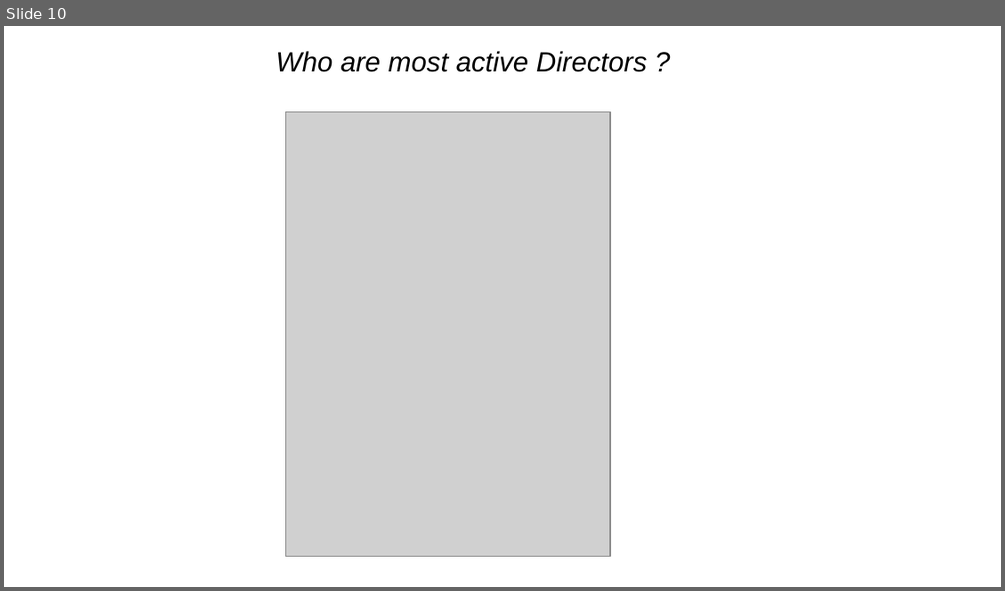
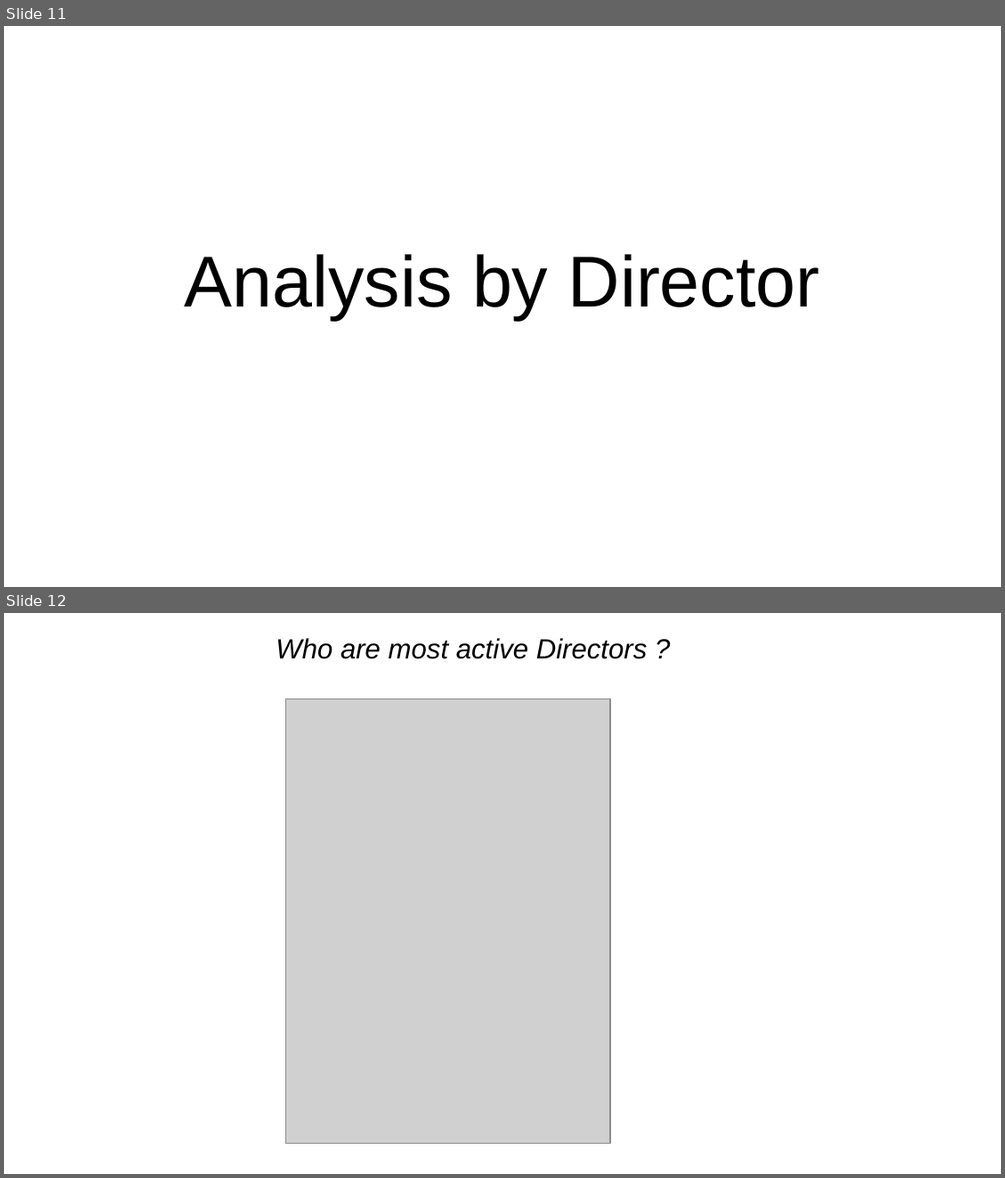
Before and after one commit to vaibhavjavadekar/practice-datasets, a slide deck: 1000moviesdataset/1000 Movies Dataset EDA.pptx. Shown one above the other, each under a label of ours: slide 10 before the commit, slides 11 and 12 after it. The pictures are 1005x591 and 1005x1178 pixels, drawn with LibreOffice and Linux fonts; fonts in the diff are those of the drawing; grey boxes stand for pictures. Boxes give left, top, right and bottom in pixels: in the first picture for what was removed or moved away, otherwise in the second. Text is boxed around its words. In the diff, an @@ line names an element or a change of style, - is before the commit and + after.

```diff
--- a/1000moviesdataset/1000 Movies Dataset EDA.pptx
+++ b/1000moviesdataset/1000 Movies Dataset EDA.pptx
@@ slide 11 added at [4,26,1001,587], background #FFFFFF @@
@@ title added at [185,254,820,319], 52 pt, text #000000 @@
+Analysis by Director
@@ what was slide 10 is now slide 12 @@
```
Also in this commit, not shown: 3 slides changed, 3 other slides added, 1 other file.
